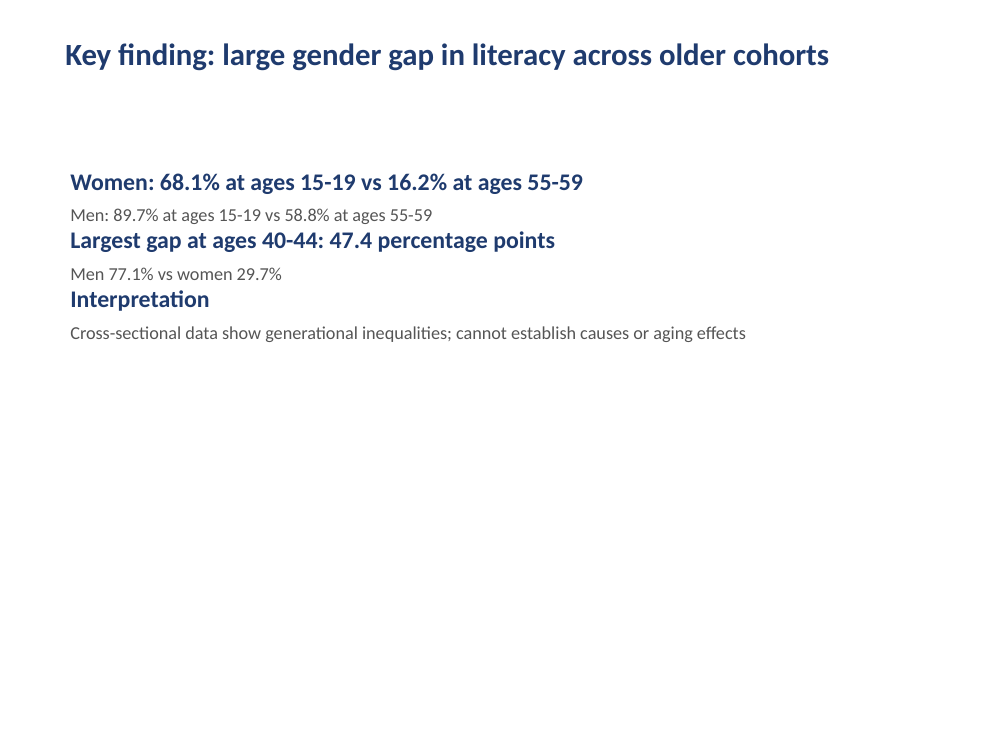
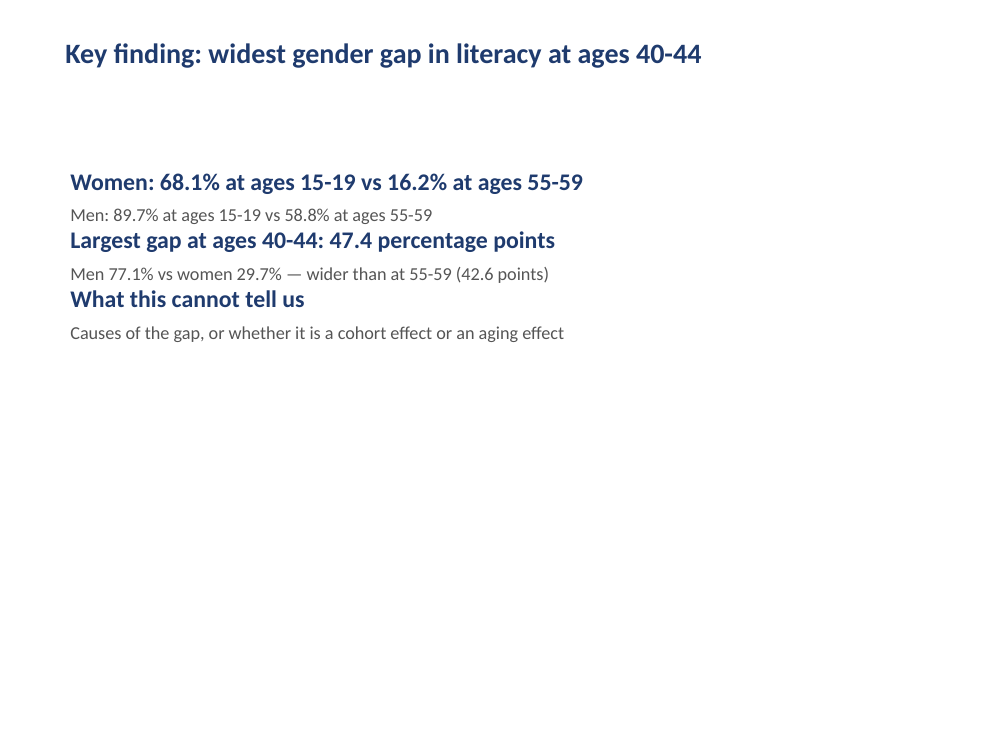
Before and after one commit to abuzark8022/ECO346-A1-FA24-BEDS-105, a slide deck: slide 3 of slides/FA24-BEDS-105.pptx. Drawn at 1008x756 pixels with LibreOffice and Linux fonts; fonts in the diff are those of the drawing. Boxes give left, top, right and bottom in pixels: in the first picture for what was removed or moved away, otherwise in the second. Text is boxed around its words. In the diff, an @@ line names an element or a change of style, - is before the commit and + after.

```diff
--- a/slides/FA24-BEDS-105.pptx
+++ b/slides/FA24-BEDS-105.pptx
@@ text at (x1=65, y1=43, x2=701, y2=68): text changed; size 22 to 20 pt @@
-Key finding: large gender gap in literacy across older cohorts
+Key finding: widest gender gap in literacy at ages 40-44
@@ text at (x1=70, y1=267, x2=564, y2=342): text changed @@
-Men 77.1% vs women 29.7%
-Interpretation
-Cross-sectional data show generational inequalities; cannot establish causes or aging effects
+Men 77.1% vs women 29.7% — wider than at 55-59 (42.6 points)
+What this cannot tell us
+Causes of the gap, or whether it is a cohort effect or an aging effect
```
Also in this commit, not shown: 1 other slide changed, 1 slide removed, 9 other files.
